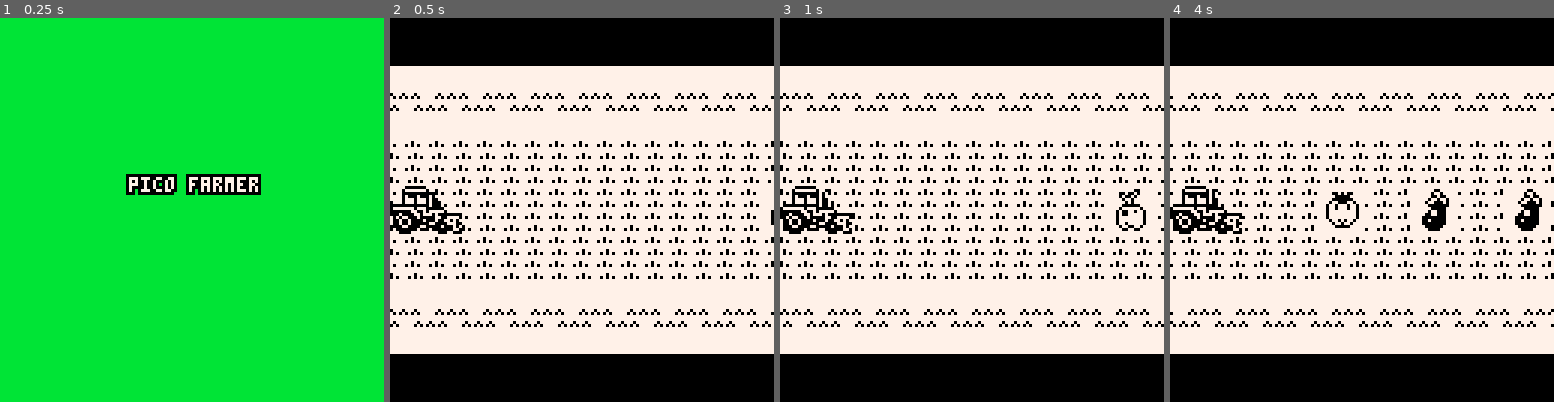
Above: before the commit, frames 1-4 (left to right).
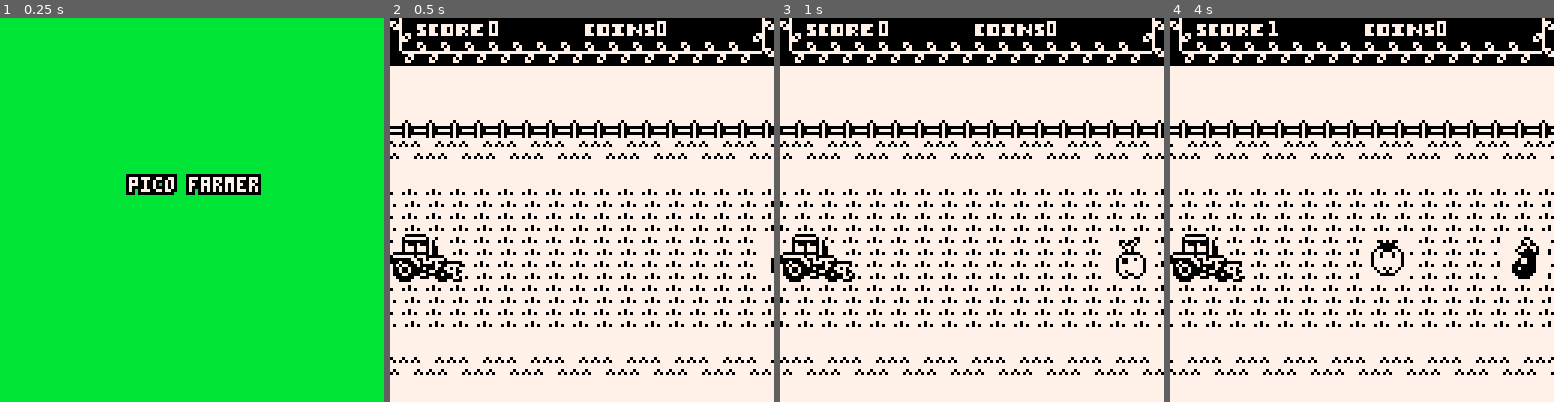
Above: after the commit, the same moments.

Repository: misato/picoMiner
Game: PICO-8 cartridge miner.p8
Same seed, same stepped clock (60 frames per second), same inputs: the game is played once before the commit and once after it.
Inputs:
- Up to frame 1 (0.25 s): no input
- Up to frame 2 (0.5 s): tap X (X key) at 0.33 s
- Up to frame 3 (1 s): tap O (Z key) at 0.7 s
- Up to frame 4 (4 s): tap X (X key) at 1.07, 1.85, 2.97 s; tap O (Z key) every 0.4 s from 1.7 to 3.7 s

Frame 1 is identical in both runs. In frame 2, 29% of the frame differs, in the area x 0-100%, y 0-100%; in frame 3, 29%; in frame 4, 29%.

Commit message:
Added new graphics, score and coins counter

Diff:
--- a/miner.p8
+++ b/miner.p8
@@ -120,6 +120,7 @@
     if vegetable.x <= 24 then
         del(vegetables,vegetable)
         -- add score
+        score += 1
     end
 end
 
@@ -141,30 +142,33 @@
 end
 
 
-automatic = true
-
 function update_game()
-    if automatic or (not automatic and btn(4)) then
-        frame_counter += 1
-        if frame_counter > 30 then
-            create_vegetable()
-            frame_counter = 0
-        end
-
-        foreach(vegetables, scroll_vegetable)
-
-        update_map_position()
-    end
+    frame_counter += 1
+    if frame_counter > 45 then
+        create_vegetable()
+        frame_counter = 0
+    end
+
+    foreach(vegetables, scroll_vegetable)
+
+    update_map_position()
 end
 
 map_position = 0
 map_position2 = 128
-items_y_position = 56
+items_y_position = 72
+
+score = 0
+coins = 0
 
 function draw_game()
 
-    map(0,0,map_position,0,16,16)
-    map(0,0,map_position2,0,16,16)
+    map(0,0,0,0,16,2)
+    map(0,2,map_position,16,16,14)
+    map(0,2,map_position2,16,16,14)
+
+    write(score,32,0,7)
+    write(coins,88,0,7)
 
     foreach(vegetables,draw_vegetable)
 
@@ -355,165 +359,165 @@
 0000000000000000000000000000000000000000000000000000000000000000000000000000000000000000000000000000000000000000000000000000000000000000000000000000000000000000000000000000000000000000000000000000000000000000000000000000000000000000000000000000000000000000
 0000000000000000000000000000000000000000000000000000000000000000000000000000000000000000000000000000000000000000000000000000000000000000000000000000000000000000000000000000000000000000000000000000000000000000000000000000000000000000000000000000000000000000
 __map__
-0505050000000000000000000000000000000000000000000000000000000000000000000000000000000000000000000000000000000000000000000000000000000000000000000000000000000000000000000000000000000000000000000000000000000000000000000000000000000000000000000000000000000000
-0505050505050505050505050505050500000000000000000000000000000000000000000000000000000000000000000000000000000000000000000000000000000000000000000000000000000000000000000000000000000000000000000000000000000000000000000000000000000000000000000000000000000000
-0404040404040404040404040404040400000000000000000000000000000000000000000000000000000000000000000000000000000000000000000000000000000000000000000000000000000000000000000000000000000000000000000000000000000000000000000000000000000000000000000000000000000000
+bcc0c1c200000000c3c4c500000000be00000000000000000000000000000000000000000000000000000000000000000000000000000000000000000000000000000000000000000000000000000000000000000000000000000000000000000000000000000000000000000000000000000000000000000000000000000000
+cccdcdcdcdcdcdcdcdcdcdcdcdcdcdce00000000000000000000000000000000000000000000000000000000000000000000000000000000000000000000000000000000000000000000000000000000000000000000000000000000000000000000000000000000000000000000000000000000000000000000000000000000
+ffffffffffffffffffffffffffffffff00000000000000000000000000000000000000000000000000000000000000000000000000000000000000000000000000000000000000000000000000000000000000000000000000000000000000000000000000000000000000000000000000000000000000000000000000000000
+ffffffffffffffffffffffffffffffff00000000000000000000000000000000000000000000000000000000000000000000000000000000000000000000000000000000000000000000000000000000000000000000000000000000000000000000000000000000000000000000000000000000000000000000000000000000
+1212121212121212121212121212121200000000000000000000000000000000000000000000000000000000000000000000000000000000000000000000000000000000000000000000000000000000000000000000000000000000000000000000000000000000000000000000000000000000000000000000000000000000
 0203020302030203020302030203020300000000000000000000000000000000000000000000000000000000000000000000000000000000000000000000000000000000000000000000000000000000000000000000000000000000000000000000000000000000000000000000000000000000000000000000000000000000
-0404040404040404040404040404040400000000000000000000000000000000000000000000000000000000000000000000000000000000000000000000000000000000000000000000000000000000000000000000000000000000000000000000000000000000000000000000000000000000000000000000000000000000
+ffffffffffffffffffffffffffffffff00000000000000000000000000000000000000000000000000000000000000000000000000000000000000000000000000000000000000000000000000000000000000000000000000000000000000000000000000000000000000000000000000000000000000000000000000000000
 0101010101010101010101010101010100000000000000000000000000000000000000000000000000000000000000000000000000000000000000000000000000000000000000000000000000000000000000000000000000000000000000000000000000000000000000000000000000000000000000000000000000000000
 0101010101010101010101010101010100000000000000000000000000000000000000000000000000000000000000000000000000000000000000000000000000000000000000000000000000000000000000000000000000000000000000000000000000000000000000000000000000000000000000000000000000000000
 0101010101010101010101010101010100000000000000000000000000000000000000000000000000000000000000000000000000000000000000000000000000000000000000000000000000000000000000000000000000000000000000000000000000000000000000000000000000000000000000000000000000000000
 0101010101010101010101010101010100000000000000000000000000000000000000000000000000000000000000000000000000000000000000000000000000000000000000000000000000000000000000000000000000000000000000000000000000000000000000000000000000000000000000000000000000000000
 0101010101010101010101010101010100000000000000000000000000000000000000000000000000000000000000000000000000000000000000000000000000000000000000000000000000000000000000000000000000000000000000000000000000000000000000000000000000000000000000000000000000000000
 0101010101010101010101010101010100000000000000000000000000000000000000000000000000000000000000000000000000000000000000000000000000000000000000000000000000000000000000000000000000000000000000000000000000000000000000000000000000000000000000000000000000000000
-0404040404040404040404040404040400000000000000000000000000000000000000000000000000000000000000000000000000000000000000000000000000000000000000000000000000000000000000000000000000000000000000000000000000000000000000000000000000000000000000000000000000000000
+ffffffffffffffffffffffffffffffff00000000000000000000000000000000000000000000000000000000000000000000000000000000000000000000000000000000000000000000000000000000000000000000000000000000000000000000000000000000000000000000000000000000000000000000000000000000
 0203020302030203020302030203020300000000000000000000000000000000000000000000000000000000000000000000000000000000000000000000000000000000000000000000000000000000000000000000000000000000000000000000000000000000000000000000000000000000000000000000000000000000
-0404040404040404040404040404040400000000000000000000000000000000000000000000000000000000000000000000000000000000000000000000000000000000000000000000000000000000000000000000000000000000000000000000000000000000000000000000000000000000000000000000000000000000
-0000000000000000000000000000000000000000000000000000000000000000000000000000000000000000000000000000000000000000000000000000000000000000000000000000000000000000000000000000000000000000000000000000000000000000000000000000000000000000000000000000000000000000
-0000000000000000000000000000000000000000000000000000000000000000000000000000000000000000000000000000000000000000000000000000000000000000000000000000000000000000000000000000000000000000000000000000000000000000000000000000000000000000000000000000000000000000
-0000000000000000000000000000000000000000000000000000000000000000000000000000000000000000000000000000000000000000000000000000000000000000000000000000000000000000000000000000000000000000000000000000000000000000000000000000000000000000000000000000000000000000
-0000000000000000000000000000000000000000000000000000000000000000000000000000000000000000000000000000000000000000000000000000000000000000000000000000000000000000000000000000000000000000000000000000000000000000000000000000000000000000000000000000000000000000
-0000000000000000000000000000000000000000000000000000000000000000000000000000000000000000000000000000000000000000000000000000000000000000000000000000000000000000000000000000000000000000000000000000000000000000000000000000000000000000000000000000000000000000
-0000000000000000000000000000000000000000000000000000000000000000000000000000000000000000000000000000000000000000000000000000000000000000000000000000000000000000000000000000000000000000000000000000000000000000000000000000000000000000000000000000000000000000
-0000000000000000000000000000000000000000000000000000000000000000000000000000000000000000000000000000000000000000000000000000000000000000000000000000000000000000000000000000000000000000000000000000000000000000000000000000000000000000000000000000000000000000
-0000000000000000000000000000000000000000000000000000000000000000000000000000000000000000000000000000000000000000000000000000000000000000000000000000000000000000000000000000000000000000000000000000000000000000000000000000000000000000000000000000000000000000
-0000000000000000000000000000000000000000000000000000000000000000000000000000000000000000000000000000000000000000000000000000000000000000000000000000000000000000000000000000000000000000000000000000000000000000000000000000000000000000000000000000000000000000
-0000000000000000000000000000000000000000000000000000000000000000000000000000000000000000000000000000000000000000000000000000000000000000000000000000000000000000000000000000000000000000000000000000000000000000000000000000000000000000000000000000000000000000
-0000000000000000000000000000000000000000000000000000000000000000000000000000000000000000000000000000000000000000000000000000000000000000000000000000000000000000000000000000000000000000000000000000000000000000000000000000000000000000000000000000000000000000
-0000000000000000000000000000000000000000000000000000000000000000000000000000000000000000000000000000000000000000000000000000000000000000000000000000000000000000000000000000000000000000000000000000000000000000000000000000000000000000000000000000000000000000
-0000000000000000000000000000000000000000000000000000000000000000000000000000000000000000000000000000000000000000000000000000000000000000000000000000000000000000000000000000000000000000000000000000000000000000000000000000000000000000000000000000000000000000
-0000000000000000000000000000000000000000000000000000000000000000000000000000000000000000000000000000000000000000000000000000000000000000000000000000000000000000000000000000000000000000000000000000000000000000000000000000000000000000000000000000000000000000
-0000000000000000000000000000000000000000000000000000000000000000000000000000000000000000000000000000000000000000000000000000000000000000000000000000000000000000000000000000000000000000000000000000000000000000000000000000000000000000000000000000000000000000
-0000000000000000000000000000000000000000000000000000000000000000000000000000000000000000000000000000000000000000000000000000000000000000000000000000000000000000000000000000000000000000000000000000000000000000000000000000000000000000000000000000000000000000
-0000000000000000000000000000000000000000000000000000000000000000000000000000000000000000000000000000000000000000000000000000000000000000000000000000000000000000000000000000000000000000000000000000000000000000000000000000000000000000000000000000000000000000
-0000000000000000000000000000000000000000000000000000000000000000000000000000000000000000000000000000000000000000000000000000000000000000000000000000000000000000000000000000000000000000000000000000000000000000000000000000000000000000000000000000000000000000
-…(130 lines of a section not shown)…
+ffffffffffffffffffffffffffffffff00000000000000000000000000000000000000000000000000000000000000000000000000000000000000000000000000000000000000000000000000000000000000000000000000000000000000000000000000000000000000000000000000000000000000000000000000000000
+0000000000000000000000000000000000000000000000000000000000000000000000000000000000000000000000000000000000000000000000000000000000000000000000000000000000000000000000000000000000000000000000000000000000000000000000000000000000000000000000000000000000000000
+0000000000000000000000000000000000000000000000000000000000000000000000000000000000000000000000000000000000000000000000000000000000000000000000000000000000000000000000000000000000000000000000000000000000000000000000000000000000000000000000000000000000000000
+0000000000000000000000000000000000000000000000000000000000000000000000000000000000000000000000000000000000000000000000000000000000000000000000000000000000000000000000000000000000000000000000000000000000000000000000000000000000000000000000000000000000000000
+0000000000000000000000000000000000000000000000000000000000000000000000000000000000000000000000000000000000000000000000000000000000000000000000000000000000000000000000000000000000000000000000000000000000000000000000000000000000000000000000000000000000000000
+0000000000000000000000000000000000000000000000000000000000000000000000000000000000000000000000000000000000000000000000000000000000000000000000000000000000000000000000000000000000000000000000000000000000000000000000000000000000000000000000000000000000000000
+0000000000000000000000000000000000000000000000000000000000000000000000000000000000000000000000000000000000000000000000000000000000000000000000000000000000000000000000000000000000000000000000000000000000000000000000000000000000000000000000000000000000000000
+0000000000000000000000000000000000000000000000000000000000000000000000000000000000000000000000000000000000000000000000000000000000000000000000000000000000000000000000000000000000000000000000000000000000000000000000000000000000000000000000000000000000000000
+0000000000000000000000000000000000000000000000000000000000000000000000000000000000000000000000000000000000000000000000000000000000000000000000000000000000000000000000000000000000000000000000000000000000000000000000000000000000000000000000000000000000000000
+0000000000000000000000000000000000000000000000000000000000000000000000000000000000000000000000000000000000000000000000000000000000000000000000000000000000000000000000000000000000000000000000000000000000000000000000000000000000000000000000000000000000000000
+0000000000000000000000000000000000000000000000000000000000000000000000000000000000000000000000000000000000000000000000000000000000000000000000000000000000000000000000000000000000000000000000000000000000000000000000000000000000000000000000000000000000000000
+0000000000000000000000000000000000000000000000000000000000000000000000000000000000000000000000000000000000000000000000000000000000000000000000000000000000000000000000000000000000000000000000000000000000000000000000000000000000000000000000000000000000000000
+0000000000000000000000000000000000000000000000000000000000000000000000000000000000000000000000000000000000000000000000000000000000000000000000000000000000000000000000000000000000000000000000000000000000000000000000000000000000000000000000000000000000000000
+0000000000000000000000000000000000000000000000000000000000000000000000000000000000000000000000000000000000000000000000000000000000000000000000000000000000000000000000000000000000000000000000000000000000000000000000000000000000000000000000000000000000000000
+0000000000000000000000000000000000000000000000000000000000000000000000000000000000000000000000000000000000000000000000000000000000000000000000000000000000000000000000000000000000000000000000000000000000000000000000000000000000000000000000000000000000000000
+0000000000000000000000000000000000000000000000000000000000000000000000000000000000000000000000000000000000000000000000000000000000000000000000000000000000000000000000000000000000000000000000000000000000000000000000000000000000000000000000000000000000000000
+0000000000000000000000000000000000000000000000000000000000000000000000000000000000000000000000000000000000000000000000000000000000000000000000000000000000000000000000000000000000000000000000000000000000000000000000000000000000000000000000000000000000000000
+…(130 lines of a section not shown)…
Not shown, changed: 124 lines of the sprite sheet (__gfx__) section of miner.p8
